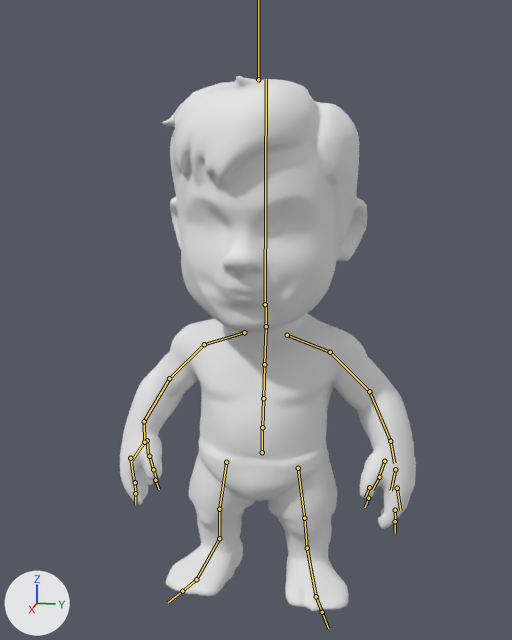
Two versions of the glTF model public/characters/player/human.glb, one commit apart.
The view is the same before and after, from a camera (50 mm lens) standing at (115.0, 21.9, 76.5) and looking at (-0.5, -1.2, 47.7). The lights are fixed; the arrows at lower left show +X, +Y and +Z. The bones that bend it are drawn over the model as lines.
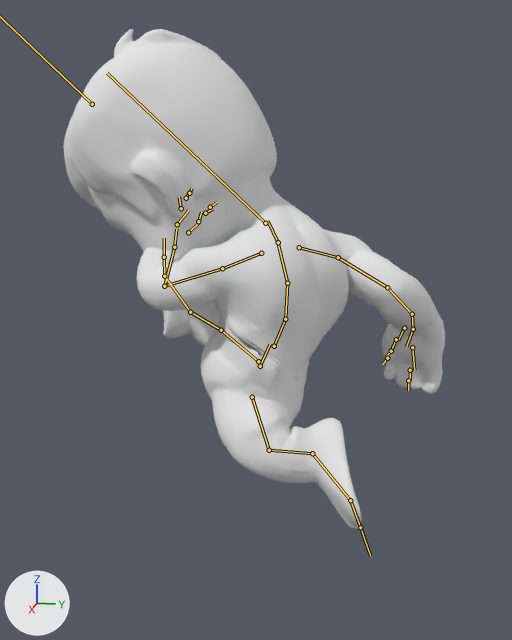
The newer file adds an action. The first version stands in its rest pose; the second is drawn at frame 34 of the action 'forward-kick'.

Where the change shows, as pixel boxes [x1, y1, x2, y2] in the pictures (512 x 640 px):
'Mesh_0', posed (29% wider, 7% shorter)
    before: [120, 76, 416, 611]
    after: [64, 29, 445, 529]
bone 'mixamorig:Hips', root to tip
    before: (262, 452) to (262, 429)
    after: (260, 366) to (270, 344)
bone 'mixamorig:Spine', root to tip
    before: (262, 427) to (263, 398)
    after: (274, 346) to (285, 319)
bone 'mixamorig:Spine1', root to tip
    before: (263, 398) to (264, 364)
    after: (285, 319) to (287, 283)
bone 'mixamorig:Spine2', root to tip
    before: (264, 364) to (266, 327)
    after: (287, 283) to (278, 243)
bone 'mixamorig:Neck', root to tip
    before: (266, 326) to (266, 303)
    after: (278, 242) to (267, 220)
bone 'mixamorig:Head', root to tip
    before: (265, 304) to (266, 79)
    after: (265, 223) to (107, 73)
bone 'mixamorig:LeftShoulder', root to tip
    before: (287, 335) to (330, 352)
    after: (261, 253) to (222, 268)
bone 'mixamorig:LeftArm', root to tip
    before: (330, 352) to (369, 391)
    after: (222, 268) to (164, 286)
bone 'mixamorig:LeftForeArm', root to tip
    before: (369, 391) to (390, 441)
    after: (164, 286) to (174, 247)
bone 'mixamorig:LeftHand', root to tip
    before: (390, 441) to (394, 463)
    after: (174, 247) to (176, 229)
bone 'mixamorig:LeftHandThumb2', root to tip
    before: (379, 477) to (372, 490)
    after: (198, 221) to (201, 212)
bone 'mixamorig:LeftHandThumb3', root to tip
    before: (369, 487) to (365, 497)
    after: (205, 213) to (213, 208)
bone 'mixamorig:LeftHandIndex1', root to tip
    before: (395, 469) to (391, 490)
    after: (177, 224) to (188, 210)
bone 'mixamorig:LeftHandIndex2', root to tip
    before: (397, 488) to (400, 510)
    after: (181, 208) to (179, 197)
bone 'mixamorig:LeftHandIndex3', root to tip
    before: (395, 510) to (395, 521)
    after: (186, 198) to (188, 193)
bone 'mixamorig:RightShoulder', root to tip
    before: (244, 332) to (204, 344)
    after: (299, 247) to (338, 257)
bone 'mixamorig:RightArm', root to tip
    before: (204, 344) to (169, 378)
    after: (338, 257) to (387, 287)
bone 'mixamorig:RightForeArm', root to tip
    before: (169, 378) to (144, 421)
    after: (387, 287) to (412, 314)
bone 'mixamorig:RightHand', root to tip
    before: (144, 421) to (144, 442)
    after: (412, 314) to (413, 329)
bone 'mixamorig:RightHandThumb1', root to tip
    before: (147, 440) to (148, 457)
    after: (404, 328) to (398, 340)
bone 'mixamorig:RightHandThumb2', root to tip
    before: (149, 456) to (153, 470)
    after: (396, 339) to (391, 351)
bone 'mixamorig:RightHandThumb3', root to tip
    before: (153, 469) to (156, 479)
    after: (391, 351) to (385, 357)
bone 'mixamorig:RightHandIndex1', root to tip
    before: (144, 442) to (131, 461)
    after: (413, 329) to (406, 346)
bone 'mixamorig:RightHandIndex2', root to tip
    before: (130, 458) to (134, 481)
    after: (412, 347) to (414, 370)
bone 'mixamorig:RightHandIndex3', root to tip
    before: (135, 482) to (135, 493)
    after: (410, 370) to (410, 380)
bone 'mixamorig:LeftUpLeg', root to tip
    before: (298, 468) to (304, 518)
    after: (252, 397) to (269, 450)
bone 'mixamorig:LeftLeg', root to tip
    before: (304, 518) to (307, 548)
    after: (269, 450) to (312, 453)
bone 'mixamorig:LeftFoot', root to tip
    before: (307, 548) to (316, 596)
    after: (312, 453) to (350, 500)
bone 'mixamorig:LeftToeBase', root to tip
    before: (316, 596) to (322, 612)
    after: (350, 500) to (360, 527)
bone 'mixamorig:RightUpLeg', root to tip
    before: (226, 462) to (219, 509)
    after: (258, 361) to (221, 330)
bone 'mixamorig:RightLeg', root to tip
    before: (219, 509) to (219, 538)
    after: (221, 330) to (190, 312)
bone 'mixamorig:RightFoot', root to tip
    before: (219, 538) to (196, 579)
    after: (190, 312) to (164, 276)

The edits, one by one:
Bone 'mixamorig:Hips' (bone_mixamorig_hips) moves from (0.0, 0.0, 0.0) to (1.9, 16.8, 0.0).
Bone 'mixamorig:Hips' (bone_mixamorig_hips) turns from (0, 0, 0) to (-74, -65, 66) degrees about its own x, y and z.
Bone 'mixamorig:Spine' (bone_mixamorig_spine) turns from (0, 0, 0) to (1, -24, -10) degrees about its own x, y and z.
Bone 'mixamorig:Spine1' (bone_mixamorig_spine1) turns from (0, 0, 0) to (1, -14, -22) degrees about its own x, y and z.
Bone 'mixamorig:Spine2' (bone_mixamorig_spine2) turns from (0, 0, 0) to (1, -14, -22) degrees about its own x, y and z.
Bone 'mixamorig:Neck' (bone_mixamorig_neck) turns from (0, 0, 0) to (-6, 4, -3) degrees about its own x, y and z.
Bone 'mixamorig:Head' (bone_mixamorig_head) turns from (0, 0, 0) to (-20, 15, -17) degrees about its own x, y and z.
Bone 'mixamorig:LeftShoulder' (bone_mixamorig_leftshoulder) turns from (0, 0, 0) to (-8, 1, 2) degrees about its own x, y and z.
Bone 'mixamorig:LeftArm' (bone_mixamorig_leftarm) turns from (0, 0, 0) to (-45, -8, 73) degrees about its own x, y and z.
Bone 'mixamorig:LeftForeArm' (bone_mixamorig_leftforearm) turns from (0, 0, 0) to (-29, 25, 47) degrees about its own x, y and z.
Bone 'mixamorig:LeftHand' (bone_mixamorig_lefthand) turns from (0, 0, 0) to (-18, -11, -12) degrees about its own x, y and z.
Bone 'mixamorig:LeftHandThumb2' (bone_mixamorig_lefthandthumb2) turns from (0, 0, 0) to (-10, -8, -27) degrees about its own x, y and z.
Bone 'mixamorig:LeftHandThumb3' (bone_mixamorig_lefthandthumb3) turns from (0, 0, 0) to (9, -8, 35) degrees about its own x, y and z.
Bone 'mixamorig:LeftHandIndex1' (bone_mixamorig_lefthandindex1) turns from (0, 0, 0) to (-21, 15, 22) degrees about its own x, y and z.
Bone 'mixamorig:LeftHandIndex2' (bone_mixamorig_lefthandindex2) turns from (0, 0, 0) to (34, 18, -28) degrees about its own x, y and z.
Bone 'mixamorig:LeftHandIndex3' (bone_mixamorig_lefthandindex3) turns from (0, 0, 0) to (-7, 1, 18) degrees about its own x, y and z.
Bone 'mixamorig:RightShoulder' (bone_mixamorig_rightshoulder) turns from (0, 0, 0) to (1, -3, -2) degrees about its own x, y and z.
Bone 'mixamorig:RightArm' (bone_mixamorig_rightarm) turns from (0, 0, 0) to (-24, 24, -35) degrees about its own x, y and z.
Bone 'mixamorig:RightForeArm' (bone_mixamorig_rightforearm) turns from (0, 0, 0) to (-26, -13, -22) degrees about its own x, y and z.
Bone 'mixamorig:RightHand' (bone_mixamorig_righthand) turns from (0, 0, 0) to (-7, -10, 8) degrees about its own x, y and z.
Bone 'mixamorig:RightHandThumb1' (bone_mixamorig_righthandthumb1) turns from (0, 0, 0) to (10, -1, -8) degrees about its own x, y and z.
Bone 'mixamorig:RightHandThumb2' (bone_mixamorig_righthandthumb2) turns from (0, 0, 0) to (-7, 1, 2) degrees about its own x, y and z.
Bone 'mixamorig:RightHandThumb3' (bone_mixamorig_righthandthumb3) turns from (0, 0, 0) to (-2, 0, -16) degrees about its own x, y and z.
Bone 'mixamorig:RightHandIndex1' (bone_mixamorig_righthandindex1) turns from (0, 0, 0) to (31, 19, -44) degrees about its own x, y and z.
Bone 'mixamorig:RightHandIndex2' (bone_mixamorig_righthandindex2) turns from (0, 0, 0) to (-33, 12, 17) degrees about its own x, y and z.
Bone 'mixamorig:RightHandIndex3' (bone_mixamorig_righthandindex3) turns from (0, 0, 0) to (12, -1, -6) degrees about its own x, y and z.
Bone 'mixamorig:LeftUpLeg' (bone_mixamorig_leftupleg) turns from (0, 0, 0) to (-45, -17, -34) degrees about its own x, y and z.
Bone 'mixamorig:LeftLeg' (bone_mixamorig_leftleg) turns from (0, 0, 0) to (3, 15, -57) degrees about its own x, y and z.
Bone 'mixamorig:LeftFoot' (bone_mixamorig_leftfoot) turns from (0, 0, 0) to (-19, 18, -2) degrees about its own x, y and z.
Bone 'mixamorig:LeftToeBase' (bone_mixamorig_lefttoebase) turns from (0, 0, 0) to (-11, 4, 0) degrees about its own x, y and z.
Bone 'mixamorig:RightUpLeg' (bone_mixamorig_rightupleg) turns from (0, 0, 0) to (29, 7, 93) degrees about its own x, y and z.
Bone 'mixamorig:RightLeg' (bone_mixamorig_rightleg) turns from (0, 0, 0) to (-1, 15, 6) degrees about its own x, y and z.
Bone 'mixamorig:RightFoot' (bone_mixamorig_rightfoot) turns from (0, 0, 0) to (-45, 15, -1) degrees about its own x, y and z.
